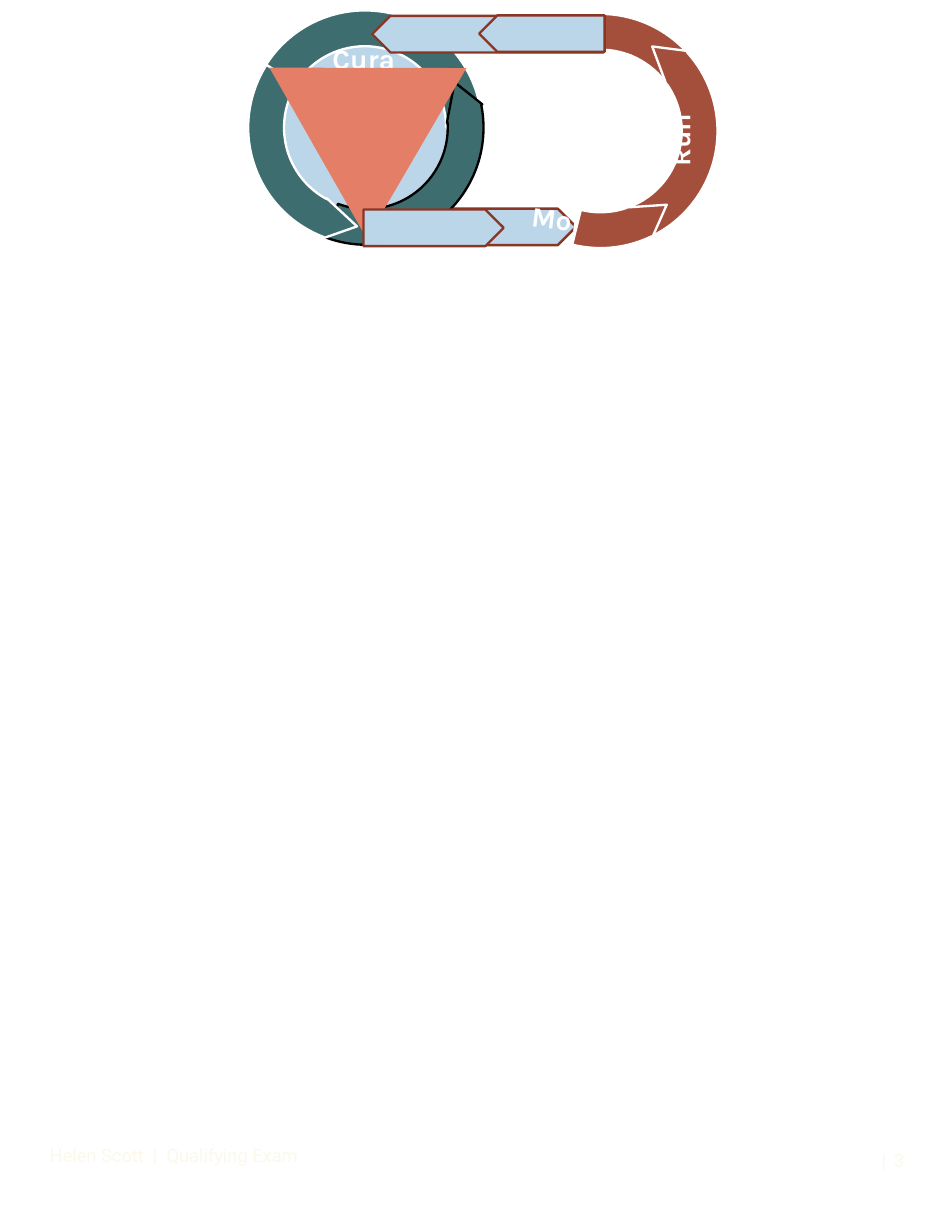
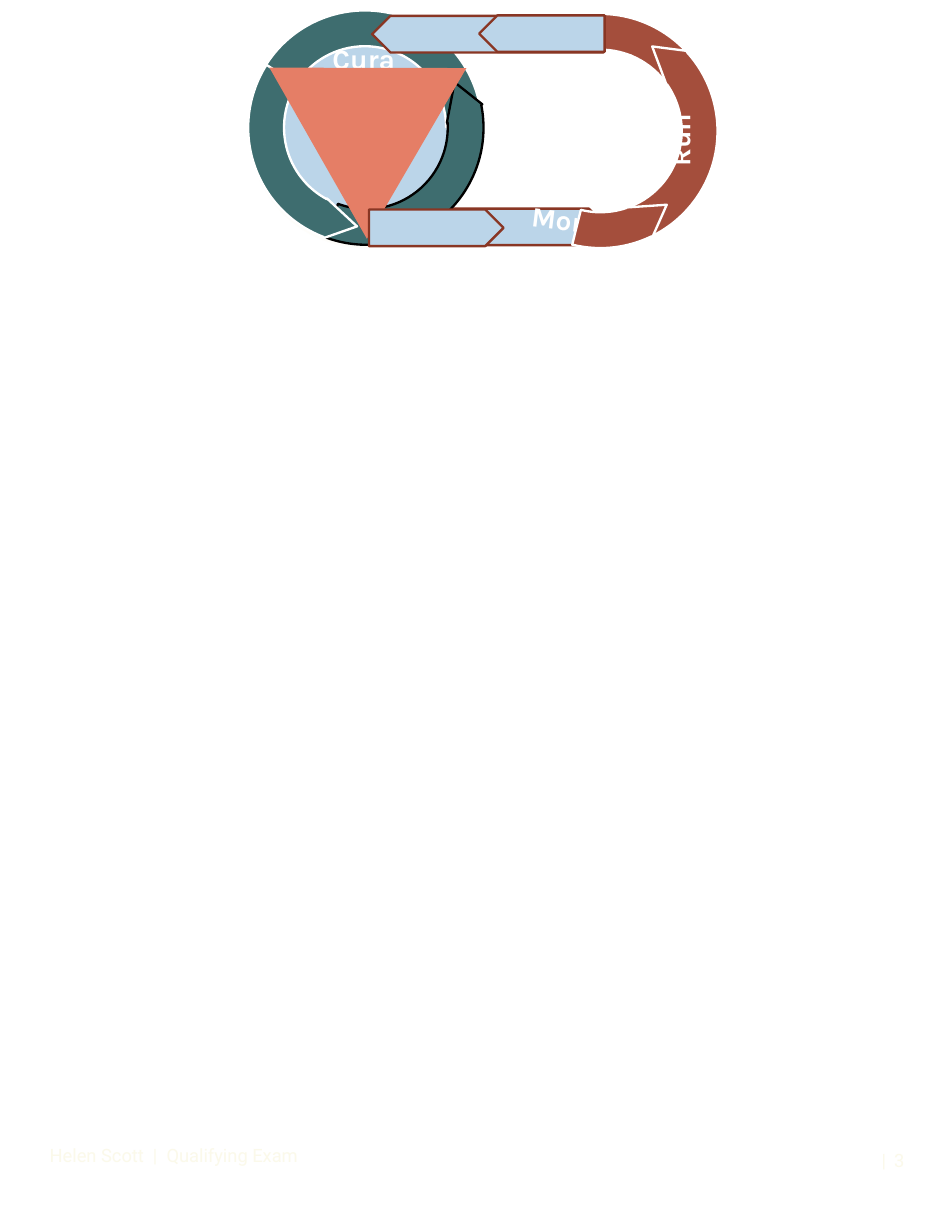
Before and after one commit to C-CoMP-STC/GEM-mit1002, a slide deck: slide 3 of docs/figures/pptx/continuous-curation-loop.pptx. Drawn at 952x1232 pixels with LibreOffice and Linux fonts; fonts in the diff are those of the drawing. Boxes give left, top, right and bottom in pixels: in the first picture for what was removed or moved away, otherwise in the second. Text is boxed around its words. In the diff, an @@ line names an element or a change of style, - is before the commit and + after.

Commit message:
feat: move things in powerpoint, no effect on actual fig

```diff
--- a/docs/figures/pptx/continuous-curation-loop.pptx
+++ b/docs/figures/pptx/continuous-curation-loop.pptx
@@ pentagon arrow: place and size @@
-pentagon arrow at [364,209,504,246]
+pentagon arrow at [368,209,503,246]
@@ pentagon arrow: place and size @@
-pentagon arrow at [436,208,576,245]
+pentagon arrow at [436,208,607,245]
```
Also in this commit, not shown: 1 other slide changed.
